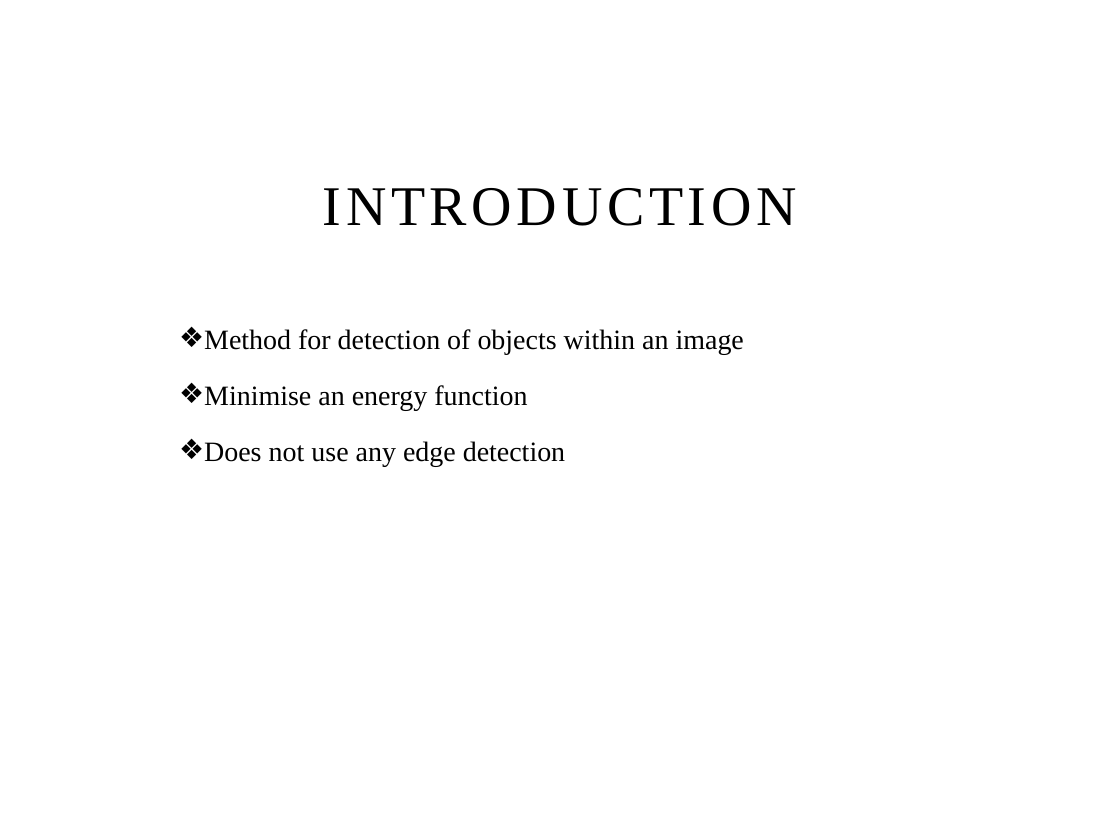
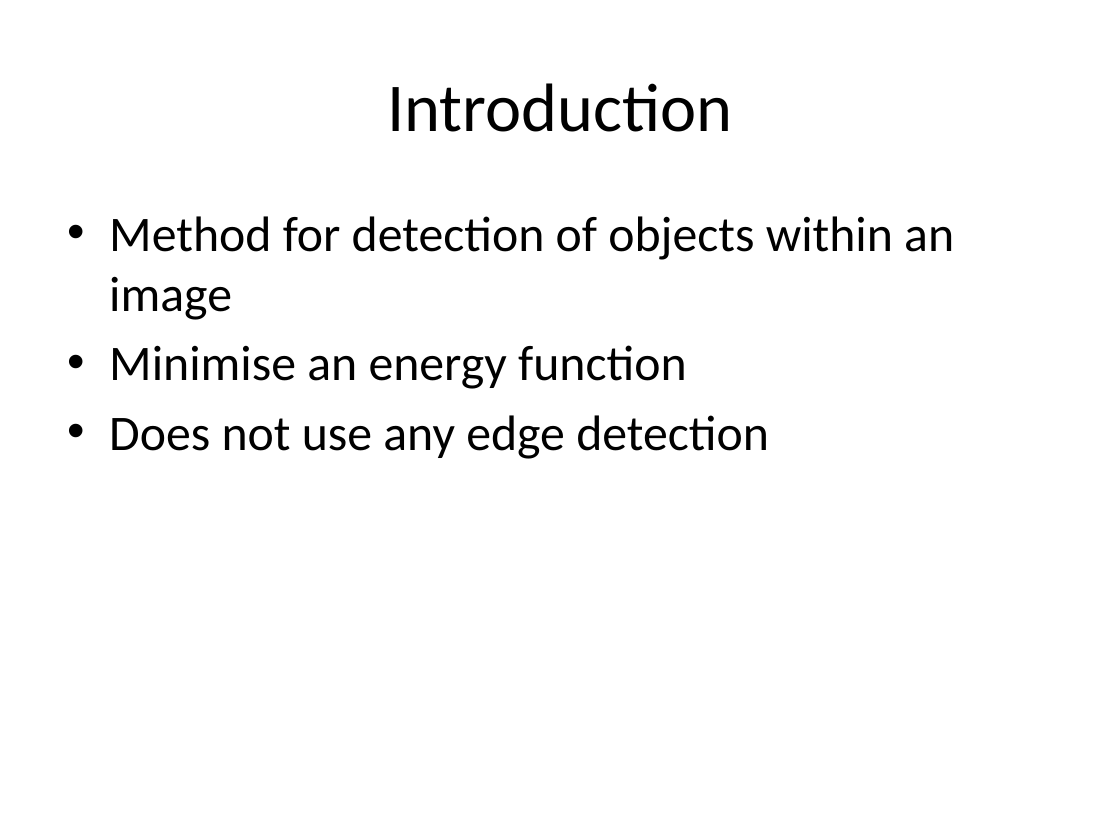
Before and after one commit to michaelwh/activecontnoedge, a slide deck: slide 3 of Active Contours Without Edges.pptx. Drawn at 1120x840 pixels with LibreOffice and Linux fonts; fonts in the diff are those of the drawing; background and template pictures are left out. Boxes give left, top, right and bottom in pixels: in the first picture for what was removed or moved away, otherwise in the second. Text is boxed around its words. In the diff, an @@ line names an element or a change of style, - is before the commit and + after.

```diff
--- a/Active Contours Without Edges.pptx
+++ b/Active Contours Without Edges.pptx
@@ title "Introduction" at <box>387,83,732,132</box>: vertical alignment bottom to middle @@
@@ title at <box>387,83,732,132</box>: text changed; size 36 to 44 pt; font Times New Roman to Calibri @@
-INTRODUCTION
+Introduction
@@ text "Method for detection of objects ...": place and size @@
-text "Method for detection of objects ..." at <box>204,329,744,466</box>
+text "Method for detection of objects ..." at <box>109,216,954,459</box>
@@ text "Method for detection of objects ..." at <box>109,216,954,459</box>: size 18 to 32 pt, font Times New Roman to Calibri; bullet ❖ to •; line spacing 1.5 to 1; more space between paragraphs @@
```
Also in this commit, not shown: 1 other slide changed, 5 slides added, 1 slide removed.
